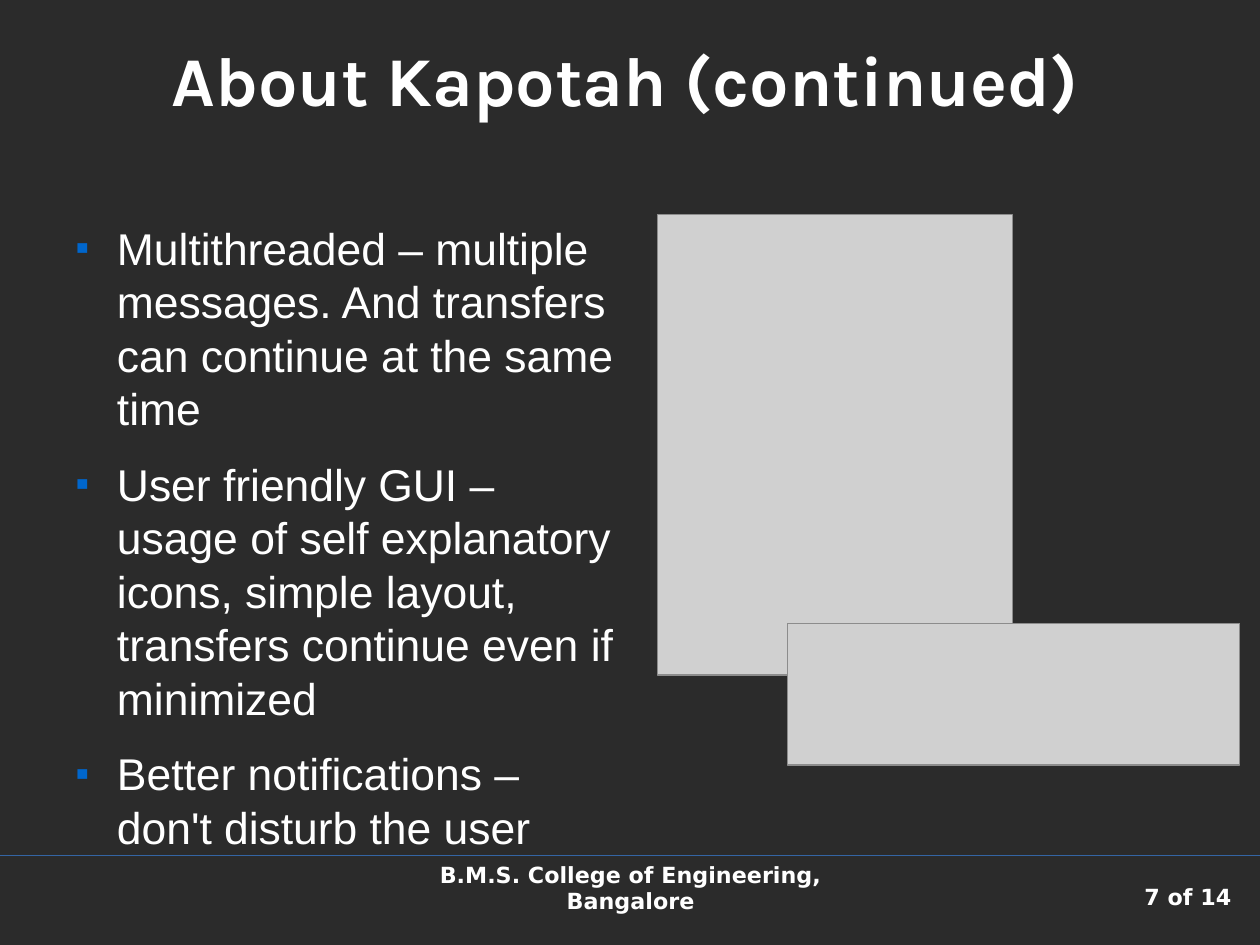
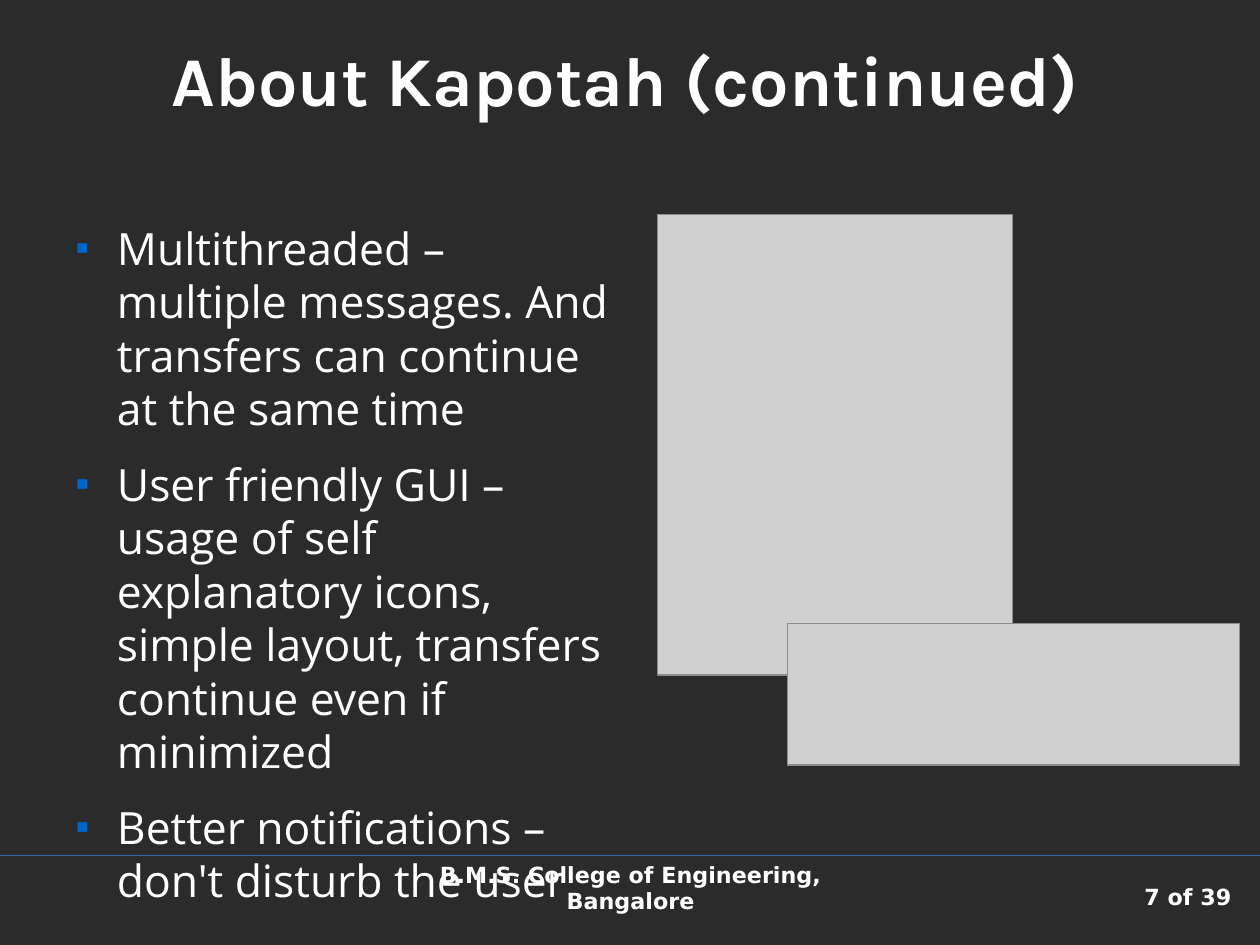
Before and after one commit to shaan7/Kapotah, a slide deck: slide 7 of docs/presentation.odp. Drawn at 1260x945 pixels with LibreOffice and Linux fonts; fonts in the diff are those of the drawing; grey boxes stand for pictures; background and template pictures are left out; a plain dark background stands for a picture behind light text. Boxes give left, top, right and bottom in pixels: in the first picture for what was removed or moved away, otherwise in the second. Text is boxed around its words. In the diff, an @@ line names an element or a change of style, - is before the commit and + after.

```diff
--- a/docs/presentation.odp
+++ b/docs/presentation.odp
@@ text "Multithreaded – multiple messages. And ..." at box(117, 231, 608, 898): font Arial to Open Sans @@
@@ page number at box(1144, 888, 1231, 906): text changed @@
-7 of 14
+7 of 39
```
Also in this commit, not shown: 6 other slides changed, 31 slides added, 6 slides removed.
